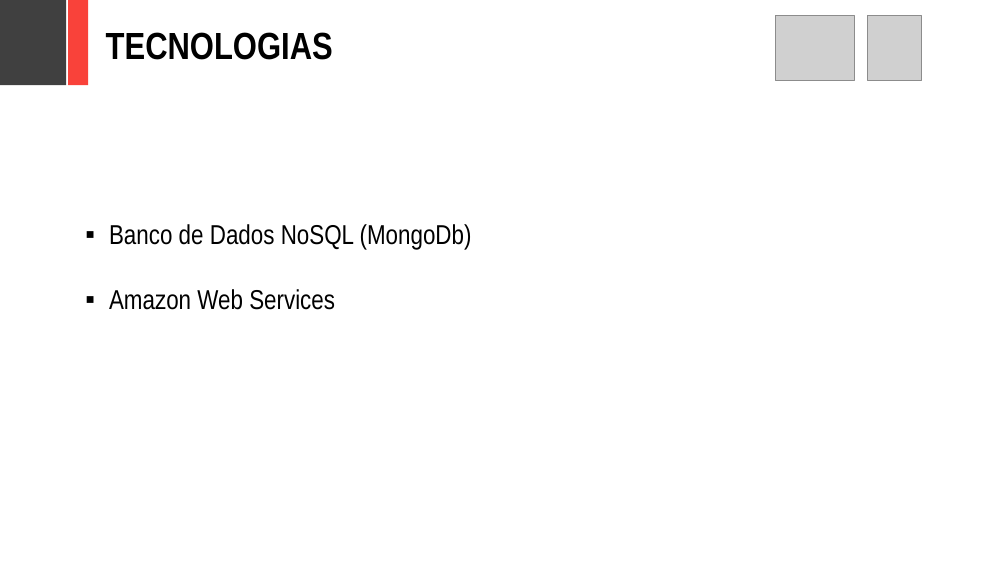
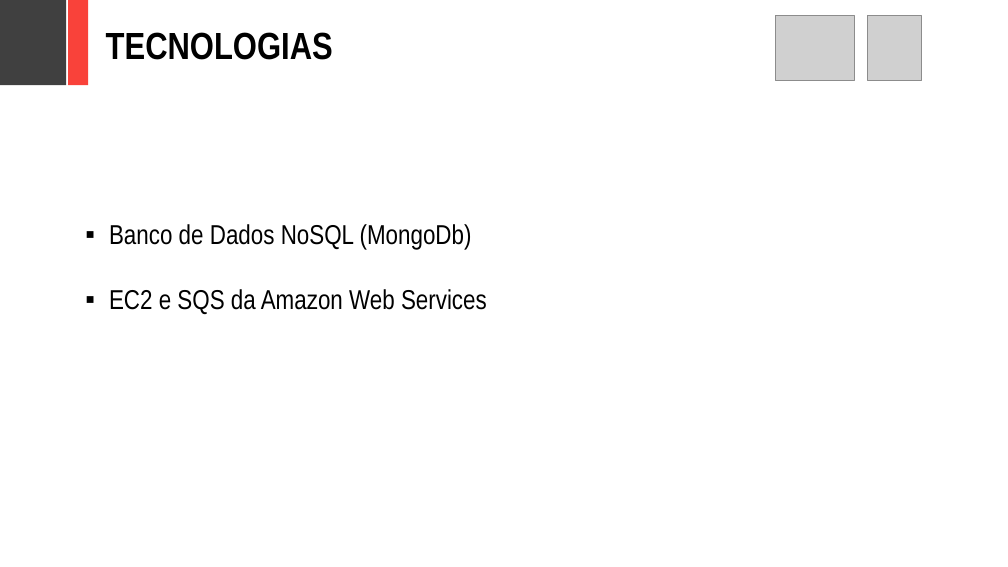
Before and after one commit to adornodev/TCC-Lunar, a slide deck: slide 14 of FinalCourseAssignment/Lunar.pptx (slide 13 before the commit). Drawn at 1008x567 pixels with LibreOffice and Linux fonts; fonts in the diff are those of the drawing; grey boxes stand for pictures. Boxes give left, top, right and bottom in pixels: in the first picture for what was removed or moved away, otherwise in the second. Text is boxed around its words. In the diff, an @@ line names an element or a change of style, - is before the commit and + after.

```diff
--- a/FinalCourseAssignment/Lunar.pptx
+++ b/FinalCourseAssignment/Lunar.pptx
@@ text at box(109, 289, 487, 314): text changed @@
-▪ Amazon Web Services
+▪ EC2 e SQS da Amazon Web Services
```
Also in this commit, not shown: 14 other slides changed, 2 slides added, 5 slides removed, 16 other files.
